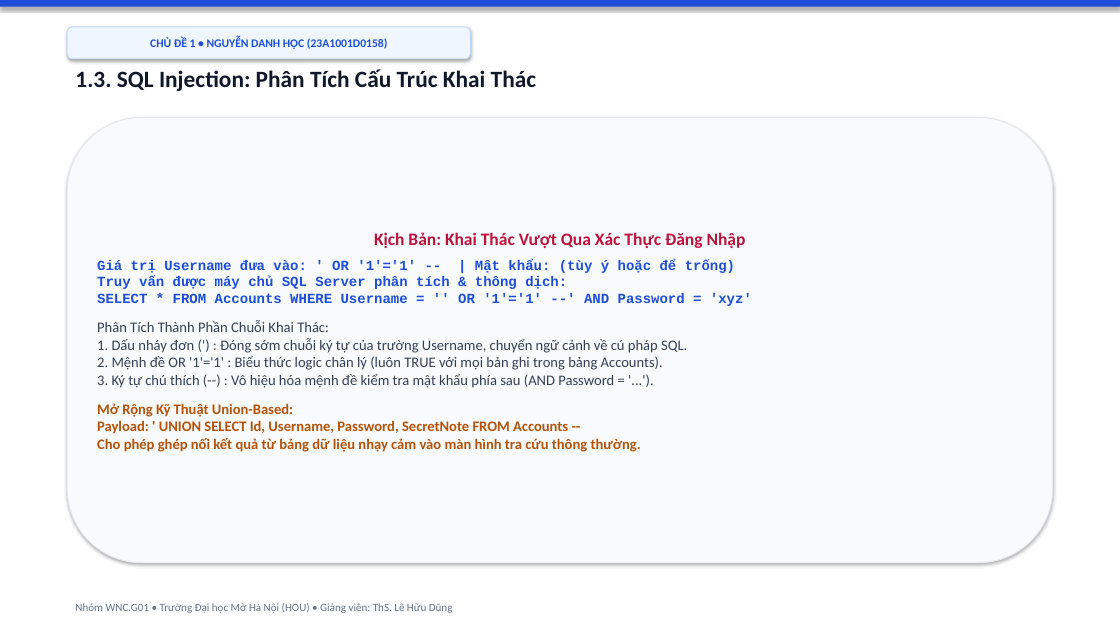
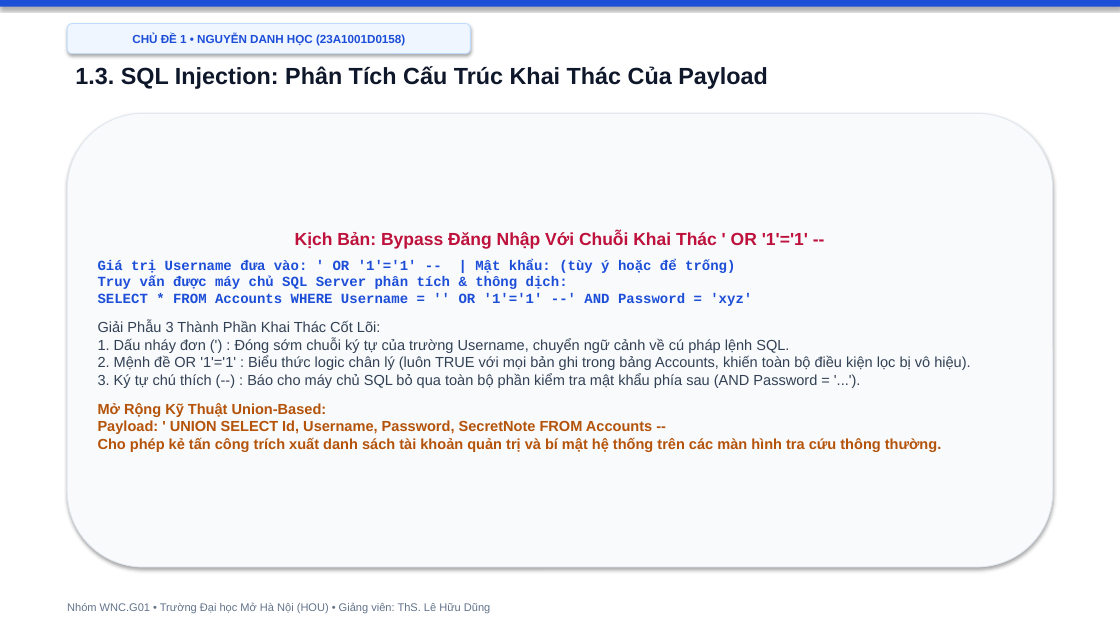
Before and after one commit to hocjsoo/OWASP_Demo, a slide deck: slide 4 of Slide_OWASP_Top3_Nhom_WNC_G01.pptx (slide 5 before the commit). Drawn at 1120x630 pixels with LibreOffice and Linux fonts; fonts in the diff are those of the drawing. Boxes give left, top, right and bottom in pixels: in the first picture for what was removed or moved away, otherwise in the second. Text is boxed around its words. In the diff, an @@ line names an element or a change of style, - is before the commit and + after.

```diff
--- a/Slide_OWASP_Top3_Nhom_WNC_G01.pptx
+++ b/Slide_OWASP_Top3_Nhom_WNC_G01.pptx
@@ rounded rectangle "CHỦ ĐỀ 1 • NGUYỄN ..." at (x1=67, y1=24, x2=471, y2=54): font Calibri to Arial @@
@@ rounded rectangle "CHỦ ĐỀ 1 • NGUYỄN ..." moved from (x1=67, y1=27, x2=471, y2=59) to (x1=67, y1=24, x2=471, y2=54) @@
@@ text at (x1=75, y1=66, x2=768, y2=89): text changed; font Calibri to Arial @@
-1.3. SQL Injection: Phân Tích Cấu Trúc Khai Thác
+1.3. SQL Injection: Phân Tích Cấu Trúc Khai Thác Của Payload
@@ rounded rectangle "Kịch Bản: Bypass Đăng Nhập ..." resized from (x1=67, y1=118, x2=1053, y2=563) to (x1=67, y1=113, x2=1053, y2=567) @@
@@ text in rounded rectangle at (x1=295, y1=232, x2=808, y2=249): text changed; font Calibri to Arial @@
-Kịch Bản: Khai Thác Vượt Qua Xác Thực Đăng Nhập
+Kịch Bản: Bypass Đăng Nhập Với Chuỗi Khai Thác ' OR '1'='1' --
@@ text in rounded rectangle at (x1=98, y1=321, x2=970, y2=452): text changed; font Calibri to Arial @@
-Phân Tích Thành Phần Chuỗi Khai Thác:
-1. Dấu nháy đơn (') : Đóng sớm chuỗi ký tự của trường Username, chuyển ngữ cảnh về cú pháp SQL.
-2. Mệnh đề OR '1'='1' : Biểu thức logic chân lý (luôn TRUE với mọi bản ghi trong bảng Accounts).
-3. Ký tự chú thích (--) : Vô hiệu hóa mệnh đề kiểm tra mật khẩu phía sau (AND Password = '...').
-Mở Rộng Kỹ Thuật Union-Based:
-Payload: ' UNION SELECT Id, Username, Password, SecretNote FROM Accounts --
-Cho phép ghép nối kết quả từ bảng dữ liệu nhạy cảm vào màn hình tra cứu thông thường.
+Giải Phẫu 3 Thành Phần Khai Thác Cốt Lõi:
+1. Dấu nháy đơn (') : Đóng sớm chuỗi ký tự của trường Username, chuyển ngữ cảnh về cú pháp lệnh SQL.
+2. Mệnh đề OR '1'='1' : Biểu thức logic chân lý (luôn TRUE với mọi bản ghi trong bảng Accounts, khiến toàn bộ điều kiện lọc bị vô hiệu).
+3. Ký tự chú thích (--) : Báo cho máy chủ SQL bỏ qua toàn bộ phần kiểm tra mật khẩu phía sau (AND Password = '...').
+Mở Rộng Kỹ Thuật Union-Based:
+Payload: ' UNION SELECT Id, Username, Password, SecretNote FROM Accounts --
+Cho phép kẻ tấn công trích xuất danh sách tài khoản quản trị và bí mật hệ thống trên các màn hình tra cứu thông thường.
@@ text "Nhóm WNC.G01 • Trường Đại ..." at (x1=67, y1=603, x2=490, y2=614): font Calibri to Arial @@
```
Also in this commit, not shown: 17 other slides changed, 1 slide added, 4 slides removed, 34 other files.
